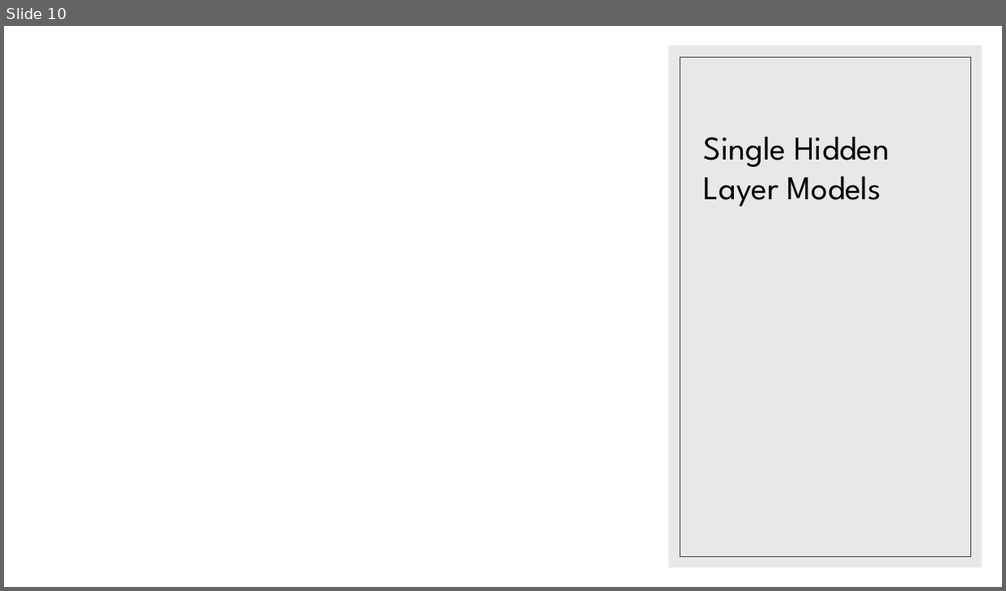
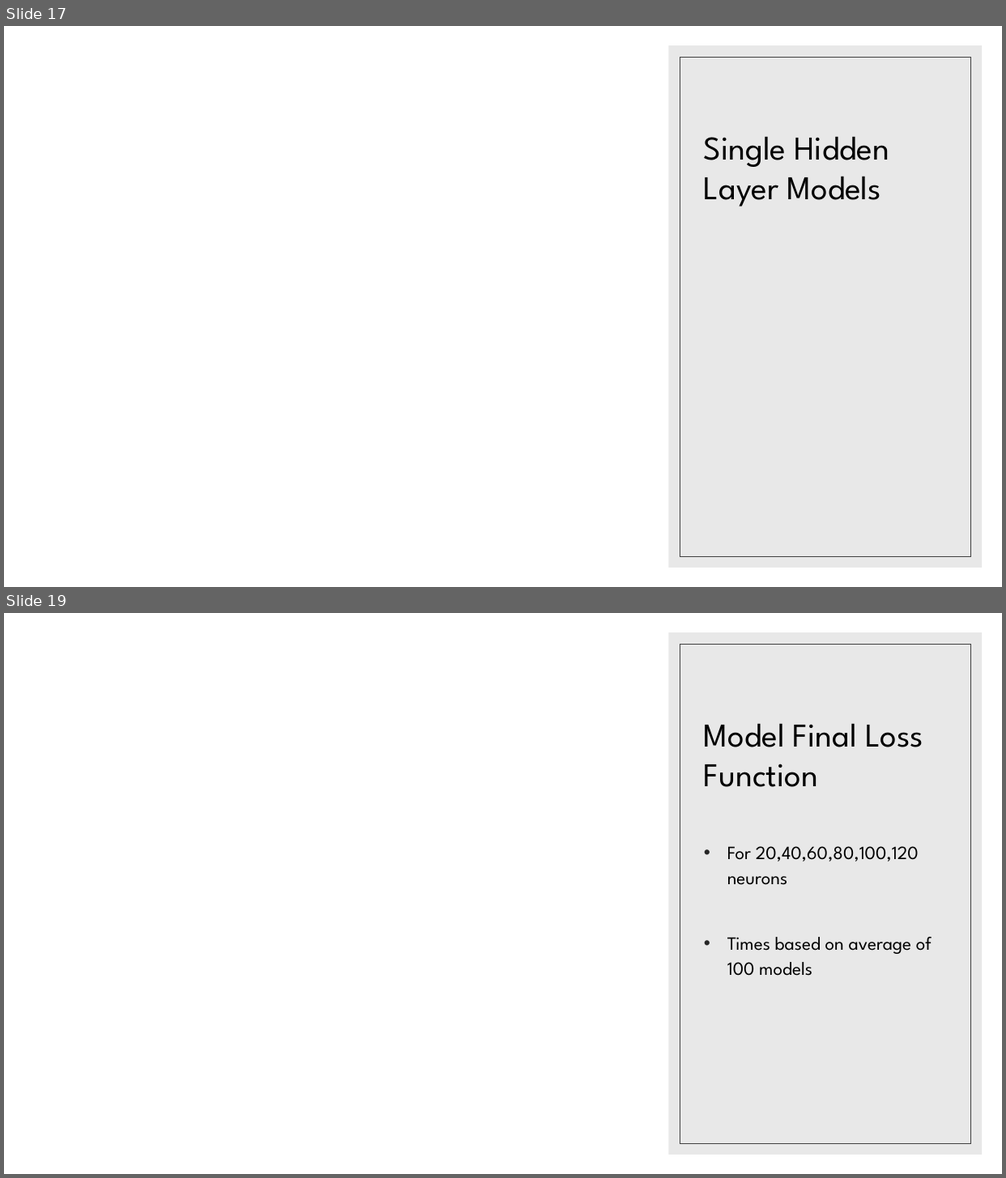
Before and after one commit to landonbuell/Convolutional-Neural-Networks, a slide deck: Presentations/14_04_2020/Modeling Attack Functions.pptx. Shown one above the other, each under a label of ours: slide 10 before the commit, slides 17 and 19 after it; the slides between them are not shown. The pictures are 1006x591 and 1006x1178 pixels, drawn with LibreOffice and Linux fonts; fonts in the diff are those of the drawing; grey boxes stand for pictures. Boxes give left, top, right and bottom in pixels: in the first picture for what was removed or moved away, otherwise in the second. Text is boxed around its words. In the diff, an @@ line names an element or a change of style, - is before the commit and + after.

```diff
--- a/Presentations/14_04_2020/Modeling Attack Functions.pptx
+++ b/Presentations/14_04_2020/Modeling Attack Functions.pptx
@@ slide 19 added at [4,613,1002,1174], background #FFFFFF; not listed: 2 template elements that a slide beside it also shows @@
@@ title added at [704,723,923,787], 32 pt, text #000000 @@
+Model Final Loss Function
@@ text added at [727,846,931,976], 18 pt, text #000000 @@
+• For 20,40,60,80,100,120 neurons
+• Times based on average of 100 models
@@ what was slide 10 is now slide 17 @@
```
Also in this commit, not shown: 12 other slides added, 2 other files.
